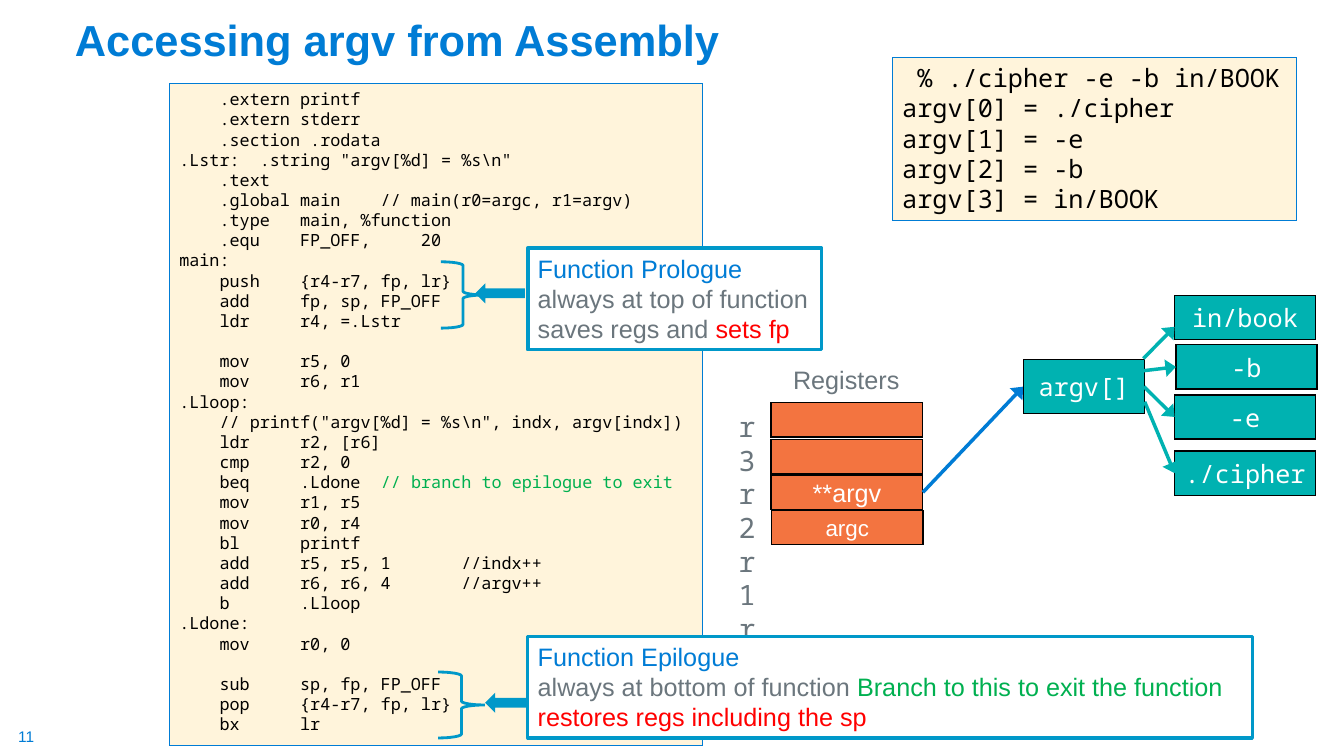
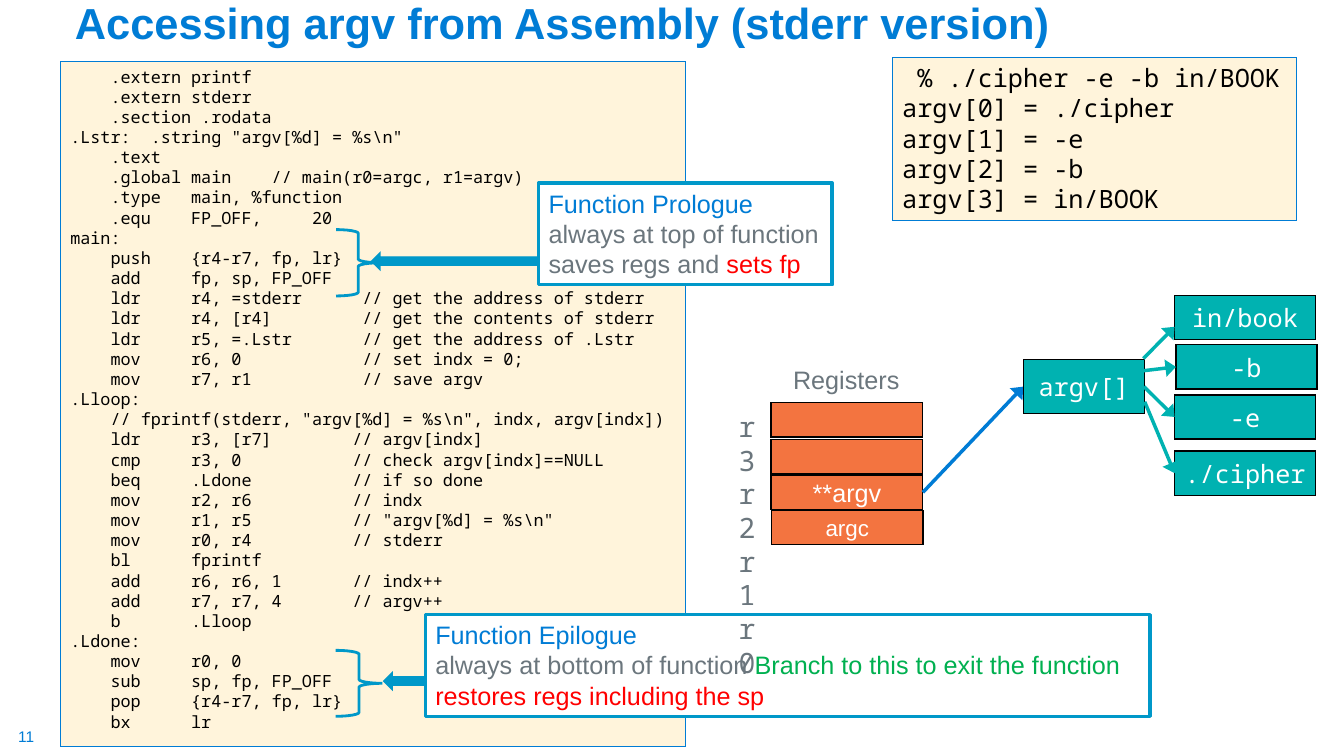
Before and after one commit to cse30-fa22/Muller_CSE30_Lecture_Slides, a slide deck: slide 11 of 10_Assm_Part5.pptx. Drawn at 1344x756 pixels with LibreOffice and Linux fonts; fonts in the diff are those of the drawing. Boxes give left, top, right and bottom in pixels: in the first picture for what was removed or moved away, otherwise in the second. Text is boxed around its words. In the diff, an @@ line names an element or a change of style, - is before the commit and + after.

```diff
--- a/10_Assm_Part5.pptx
+++ b/10_Assm_Part5.pptx
@@ title at <box>75,7,1049,47</box>: text changed @@
-Accessing argv from Assembly
+Accessing argv from Assembly (stderr version)
@@ rectangle ".extern printf": place and size @@
-rectangle ".extern printf" at <box>169,84,703,745</box>
+rectangle ".extern printf" at <box>60,62,686,747</box>
@@ rectangle "Function Prologue": place and size @@
-rectangle "Function Prologue" at <box>528,248,822,350</box>
+rectangle "Function Prologue" at <box>538,184,832,285</box>
@@ right brace: place and size @@
-right brace at <box>441,262,485,329</box>
+right brace at <box>336,230,380,296</box>
@@ left arrow: place and size @@
-left arrow at <box>477,285,524,302</box>
+left arrow at <box>372,253,539,270</box>
@@ text in rectangle at <box>111,291,654,389</box>: text changed @@
-ldr r4, =.Lstr
-mov r5, 0
-mov r6, r1
+ldr r4, =stderr // get the address of stderr
+ldr r4, [r4] // get the contents of stderr
+ldr r5, =.Lstr // get the address of .Lstr
+mov r6, 0 // set indx = 0;
+mov r7, r1 // save argv
@@ text in rectangle at <box>111,412,665,611</box>: text changed @@
-// printf("argv[%d] = %s\n", indx, argv[indx])
-ldr r2, [r6]
-cmp r2, 0
-beq .Ldone // branch to epilogue to exit
-mov r1, r5
-mov r0, r4
-bl printf
-add r5, r5, 1 //indx++
-add r6, r6, 4 //argv++
+// fprintf(stderr, "argv[%d] = %s\n", indx, argv[indx])
+ldr r3, [r7] // argv[indx]
+cmp r3, 0 // check argv[indx]==NULL
+beq .Ldone // if so done
+mov r2, r6 // indx
+mov r1, r5 // "argv[%d] = %s\n"
+mov r0, r4 // stderr
+bl fprintf
+add r6, r6, 1 // indx++
+add r7, r7, 4 // argv++
@@ rectangle "Function Epilogue": place and size @@
-rectangle "Function Epilogue" at <box>528,636,1253,738</box>
+rectangle "Function Epilogue" at <box>425,615,1150,717</box>
@@ right brace: place and size @@
-right brace at <box>439,673,485,738</box>
+right brace at <box>336,650,382,716</box>
@@ left arrow: place and size @@
-left arrow at <box>486,695,527,712</box>
+left arrow at <box>384,673,425,690</box>
```
Also in this commit, not shown: 1 other slide changed, 1 other file.
